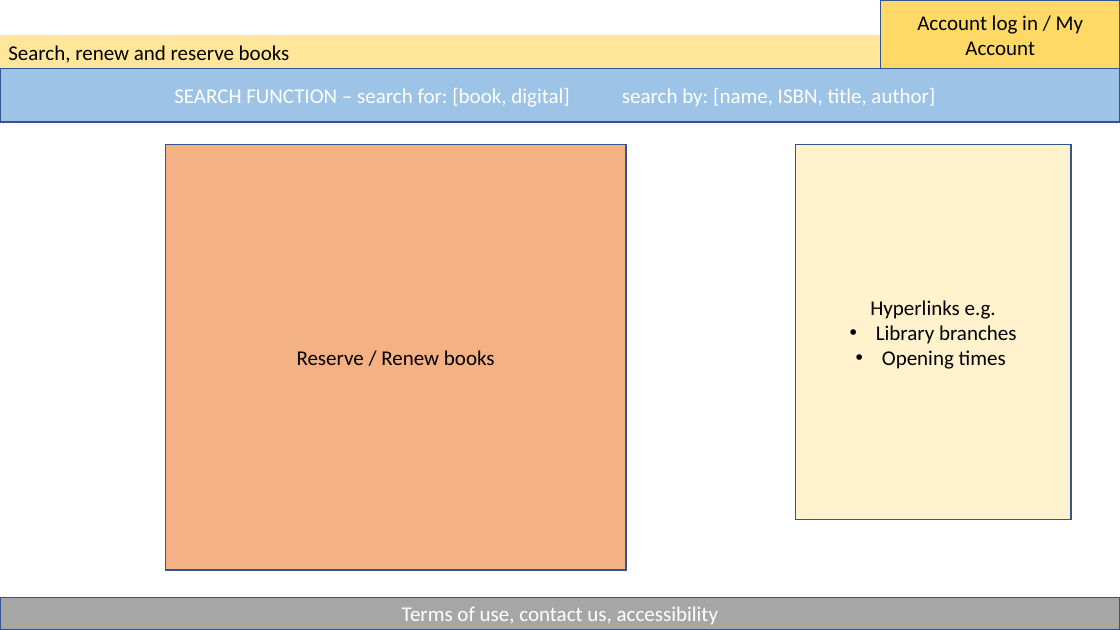
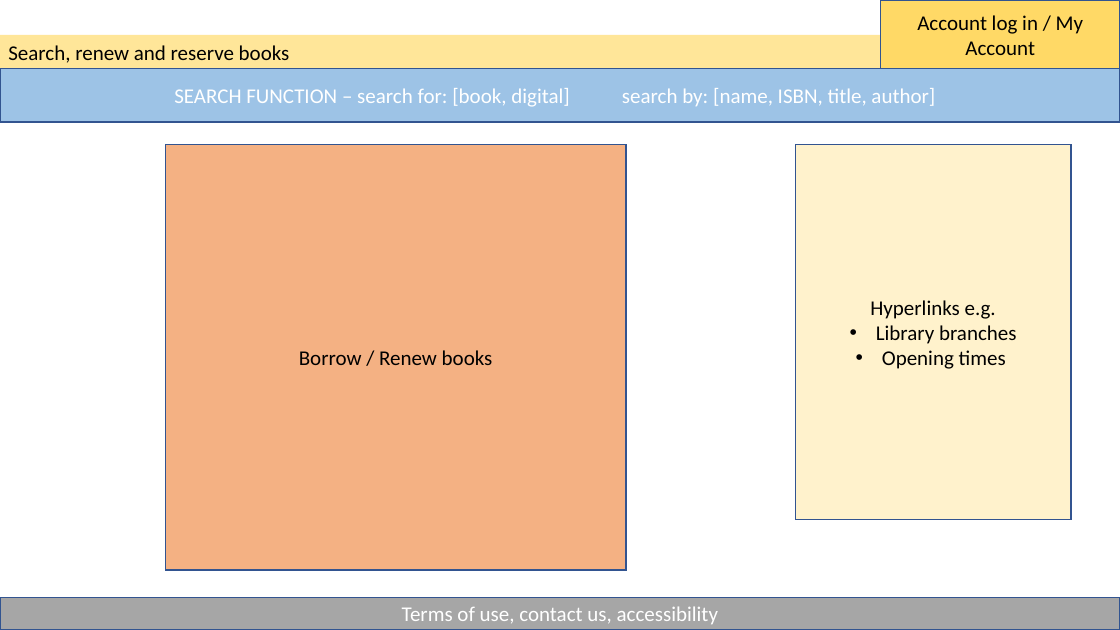
Before and after one commit to sarahrainbow/Bookworms, a slide deck: slide 5 of Docs/LibraryWireframe.pptx (slide 4 before the commit). Drawn at 1120x630 pixels with LibreOffice and Linux fonts; fonts in the diff are those of the drawing. Boxes give left, top, right and bottom in pixels: in the first picture for what was removed or moved away, otherwise in the second. Text is boxed around its words. In the diff, an @@ line names an element or a change of style, - is before the commit and + after.

```diff
--- a/Docs/LibraryWireframe.pptx
+++ b/Docs/LibraryWireframe.pptx
@@ text in rectangle at (299, 350, 493, 365): text changed @@
-Reserve / Renew books
+Borrow / Renew books
```
Also in this commit, not shown: 1 other slide changed, 5 slides added.
